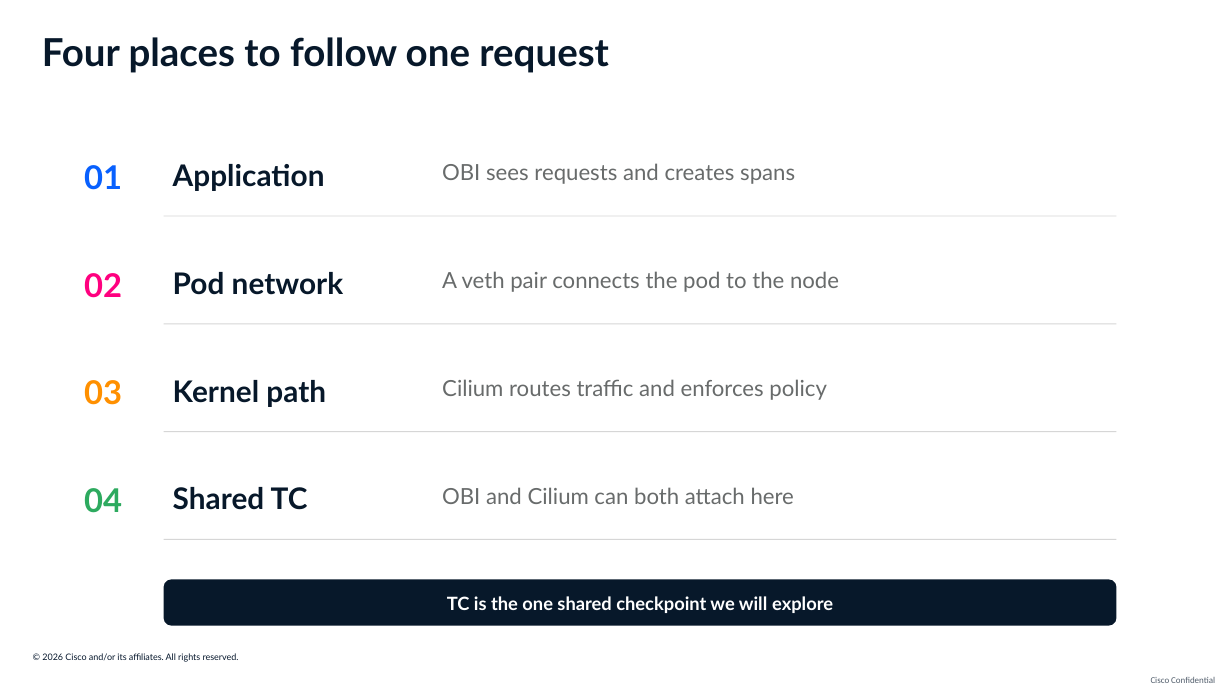
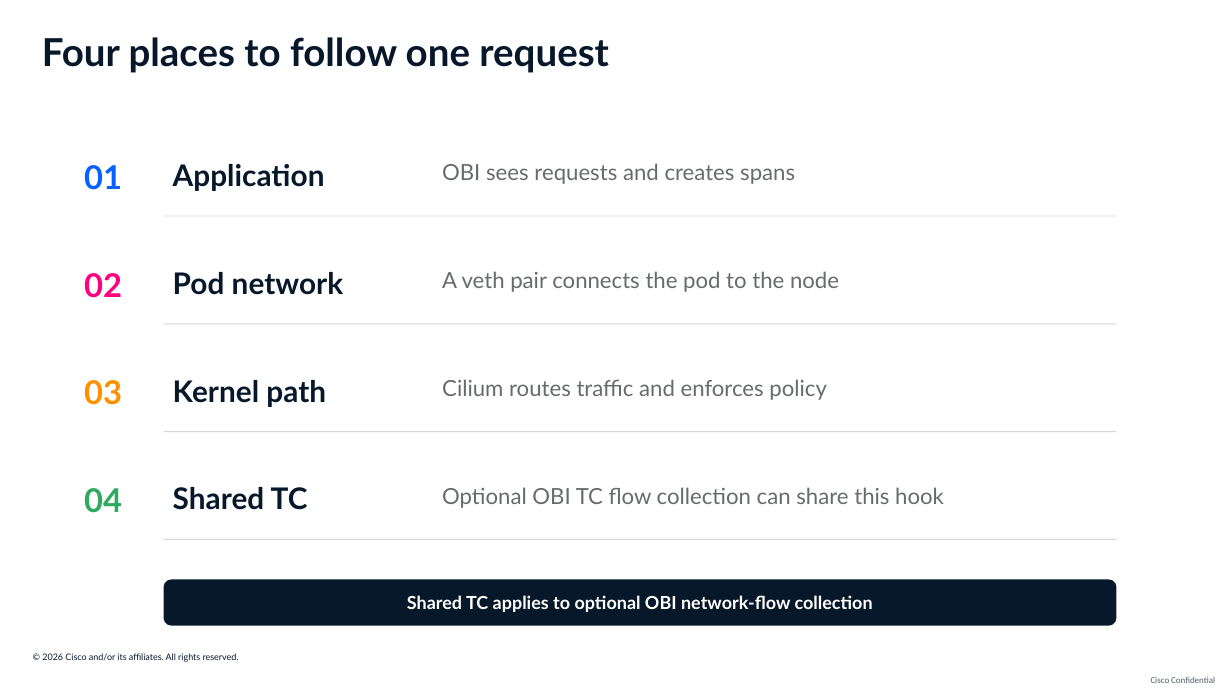
Before and after one commit to ajimenez1503/cilium-obi-demo, a slide deck: slide 10 of slides/cilium-obi-session-deck-latest.pptx (slide 9 before the commit). Drawn at 1232x693 pixels with LibreOffice and Linux fonts; fonts in the diff are those of the drawing; background and template pictures are left out. Boxes give left, top, right and bottom in pixels: in the first picture for what was removed or moved away, otherwise in the second. Text is boxed around its words. In the diff, an @@ line names an element or a change of style, - is before the commit and + after.

Commit message:
Upgrade demo to OBI 1.0 and clarify TC collection scope

```diff
--- a/slides/cilium-obi-session-deck-latest.pptx
+++ b/slides/cilium-obi-session-deck-latest.pptx
@@ text at [442,487,944,508]: text changed @@
-OBI and Cilium can both attach here
+Optional OBI TC flow collection can share this hook
@@ text at [407,595,873,612]: text changed; size 14.3 to 14 pt @@
-TC is the one shared checkpoint we will explore
+Shared TC applies to optional OBI network-flow collection
```
Also in this commit, not shown: 8 other slides changed, 3 slides added, 2 slides removed, 30 other files.
